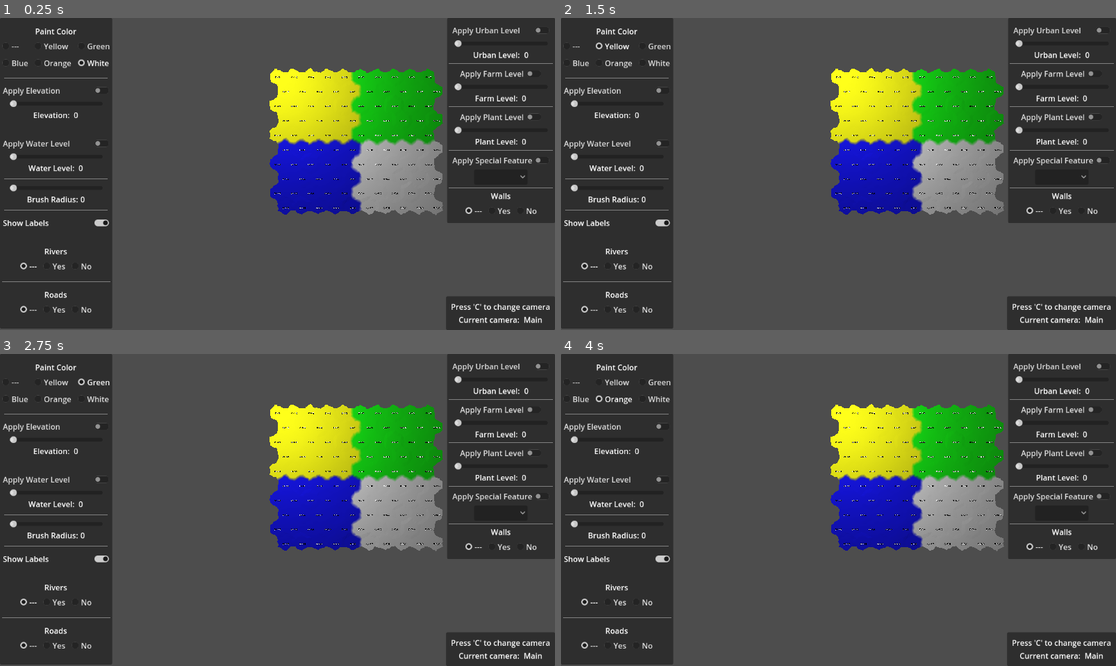
Above: before the commit, frames 1-4 (two rows, left to right).
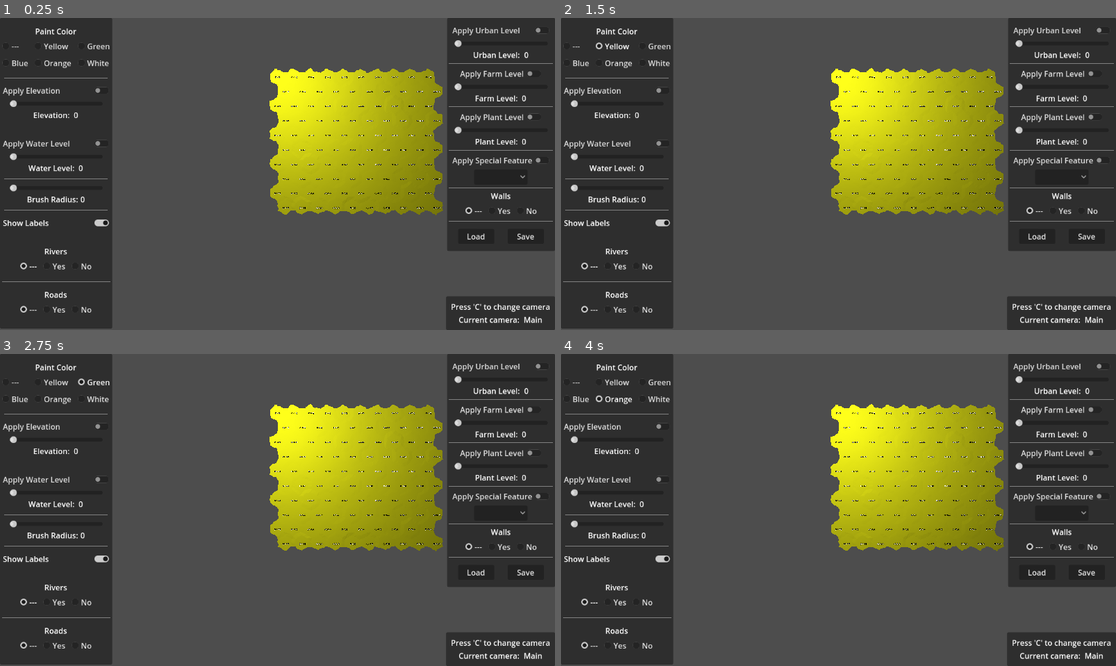
Above: after the commit, the same moments.

Repository: davepruitt/hex_map_godot
Game: Godot game, scene res://scenes/main.tscn
Two runs of this game, one before a commit and one after it. Both use one fixed random seed, a clock stepped at 60 frames per second and the inputs below.
Inputs:
- Up to frame 1 (0.25 s): no input
- Up to frame 2 (1.5 s): click "---" at 0.5 s; click "Yellow" at 1.25 s
- Up to frame 3 (2.75 s): click "Green" at 2 s
- Up to frame 4 (4 s): click "Blue" at 2.75 s; click "Orange" at 3.5 s

The runs differ from the first frame. In frame 1, 12% of the frame differs, in the area x 14-100%, y 13-75%; in frame 2, 12%; in frame 3, 12%; in frame 4, 12%.
Error before the commit: Out of bounds get index '0' (on base: 'Array[Color]') (res://scripts/main.gd:189)

Commit message:
Working on converting the project to use a terrain index instead of a color index. Also working on saving and loading. Completed through about section 2.5 of tutorial 12. Still not finished on this.

Diff:
--- a/hex_project_godot/scenes/main.tscn
+++ b/hex_project_godot/scenes/main.tscn
@@ -42,7 +42,6 @@
 omni_range = 1000.0
 
 [node name="HexGrid" parent="." instance=ExtResource("3_t3wo0")]
-hex_colors = Array[Color]([])
 
 [node name="CanvasLayer" type="CanvasLayer" parent="."]
 
@@ -472,6 +471,37 @@
 focus_mode = 0
 button_group = SubResource("ButtonGroup_n8ipb")
 text = "No"
+
+[node name="HSeparator5" type="HSeparator" parent="CanvasLayer/PanelContainer2/MarginContainer/VBoxContainer"]
+layout_mode = 2
+
+[node name="MarginContainer4" type="MarginContainer" parent="CanvasLayer/PanelContainer2/MarginContainer/VBoxContainer"]
+layout_mode = 2
+theme_override_constants/margin_top = 10
+theme_override_constants/margin_bottom = 5
+
+[node name="GridContainer" type="GridContainer" parent="CanvasLayer/PanelContainer2/MarginContainer/VBoxContainer/MarginContainer4"]
+layout_mode = 2
+size_flags_horizontal = 4
+columns = 3
+
+[node name="LoadButton" type="Button" parent="CanvasLayer/PanelContainer2/MarginContainer/VBoxContainer/MarginContainer4/GridContainer"]
+custom_minimum_size = Vector2(75, 0)
+layout_mode = 2
+size_flags_horizontal = 4
+text = "Load"
+
+[node name="MarginContainer" type="MarginContainer" parent="CanvasLayer/PanelContainer2/MarginContainer/VBoxContainer/MarginContainer4/GridContainer"]
+layout_mode = 2
+theme_override_constants/margin_left = 10
+theme_override_constants/margin_top = 0
+theme_override_constants/margin_right = 10
+theme_override_constants/margin_bottom = 0
+
+[node name="SaveButton" type="Button" parent="CanvasLayer/PanelContainer2/MarginContainer/VBoxContainer/MarginContainer4/GridContainer"]
+custom_minimum_size = Vector2(75, 0)
+layout_mode = 2
+text = "Save"
 
 [node name="PanelContainer3" type="PanelContainer" parent="CanvasLayer"]
 anchors_preset = 3
@@ -542,3 +572,5 @@
 [connection signal="pressed" from="CanvasLayer/PanelContainer2/MarginContainer/VBoxContainer/HBoxContainer4/CheckBox_WallsIgnore" to="." method="_on_check_box_walls_ignore_pressed"]
 [connection signal="pressed" from="CanvasLayer/PanelContainer2/MarginContainer/VBoxContainer/HBoxContainer4/CheckBox_WallsYes" to="." method="_on_check_box_walls_yes_pressed"]
 [connection signal="pressed" from="CanvasLayer/PanelContainer2/MarginContainer/VBoxContainer/HBoxContainer4/CheckBox_WallsNo" to="." method="_on_check_box_walls_no_pressed"]
+[connection signal="pressed" from="CanvasLayer/PanelContainer2/MarginContainer/VBoxContainer/MarginContainer4/GridContainer/LoadButton" to="." method="_on_load_button_pressed"]
+[connection signal="pressed" from="CanvasLayer/PanelContainer2/MarginContainer/VBoxContainer/MarginContainer4/GridContainer/SaveButton" to="." method="_on_save_button_pressed"]
--- a/hex_project_godot/scripts/hex_cell.gd
+++ b/hex_project_godot/scripts/hex_cell.gd
@@ -10,7 +10,8 @@
 
 #region Private data members
 
-var _hex_color: Color = Color.BLACK
+## This is the terrain type for this cell
+var _terrain_type_index: int = 0
 
 ## This is the elevation of the hex cell
 var _elevation: int = -32767
@@ -87,14 +88,16 @@
 ## This is the color of this hex
 var hex_color: Color:
 	get:
-		return _hex_color
-	set(value):
-		if (_hex_color == value):
-			return
-
-		_hex_color = value
-
-		_refresh()
+		return (HexMetrics.colors[_terrain_type_index])
+
+## This is the terrain type of this hex
+var terrain_type_index: int:
+	get:
+		return _terrain_type_index
+	set(value):
+		if (_terrain_type_index != value):
+			_terrain_type_index = value
+			_refresh()
 
 ## This is a property indicating whether this cell has an incoming river
 var has_incoming_river: bool:
--- a/hex_project_godot/scripts/main.gd
+++ b/hex_project_godot/scripts/main.gd
@@ -5,7 +5,6 @@
 
 var camera_speed: float = 0.1
 
-var paint_terrain_color_enabled: bool = true
 var paint_terrain_elevation_enabled: bool = false
 var apply_water_level: bool = false
 var apply_urban_level: bool = false
@@ -13,7 +12,7 @@
 var apply_plant_level: bool = false
 var apply_special_feature: bool = false
 
-var active_color: Color = Color.WHITE
+var active_terrain_type_index: int = 0
 var active_elevation: int = 0
 var active_brush_size: int = 0
 var active_show_labels: bool = true
@@ -181,32 +180,38 @@
 #region GUI event handlers
 
 func _on_check_box_no_color_pressed() -> void:
-	paint_terrain_color_enabled = false
+	#paint_terrain_color_enabled = false
+	return
 
 
 func _on_check_box_color_yellow_pressed() -> void:
-	paint_terrain_color_enabled = true
-	active_color = HexMetrics.colors[0]
+	#paint_terrain_color_enabled = true
+	#active_color = HexMetrics.colors[0]
+	return
 
 
 func _on_check_box_color_green_pressed() -> void:
-	paint_terrain_color_enabled = true
-	active_color = HexMetrics.colors[1]
+	#paint_terrain_color_enabled = true
+	#active_color = HexMetrics.colors[1]
+	return
 
 
 func _on_check_box_color_blue_pressed() -> void:
-	paint_terrain_color_enabled = true
-	active_color = HexMetrics.colors[2]
+	#paint_terrain_color_enabled = true
+	#active_color = HexMetrics.colors[2]
+	return
 
 
 func _on_check_box_color_orange_pressed() -> void:
-	paint_terrain_color_enabled = true
-	active_color = HexMetrics.colors[3]
+	#paint_terrain_color_enabled = true
+	#active_color = HexMetrics.colors[3]
+	return
 
 
 func _on_check_box_color_white_pressed() -> void:
-	paint_terrain_color_enabled = true
-	active_color = HexMetrics.colors[4]
+	#paint_terrain_color_enabled = true
+	#active_color = HexMetrics.colors[4]
+	return
 
 
 func _on_elevation_slider_value_changed(value: float) -> void:
@@ -306,6 +311,32 @@
 
 func _on_option_button_special_feature_item_selected(index: int) -> void:
 	_set_special_feature_index(index)
+
+
+func _on_save_button_pressed() -> void:
+	#Set the path we will save to
+	var path: String = "user://test.map"
+
+	#Open the file for writing
+	var save_file: FileAccess = FileAccess.open(path, FileAccess.WRITE)
+
+
+
+	#Close the file
+	save_file.close()
+
+
+func _on_load_button_pressed() -> void:
+	#Set the path we will save to
+	var path: String = "user://test.map"
+
+	#Open the file for writing
+	var load_file: FileAccess = FileAccess.open(path, FileAccess.READ)
+
+
+
+	#Close the file
+	load_file.close()
 
 
 #endregion
@@ -327,19 +358,19 @@
 	check_button_farm_level.set_pressed_no_signal(apply_farm_level)
 	check_button_plant_level.set_pressed_no_signal(apply_plant_level)
 
-	if (paint_terrain_color_enabled):
-		if (active_color == Color.YELLOW):
-			check_button_color_yellow.set_pressed_no_signal(true)
-		elif (active_color == Color.GREEN):
-			check_button_color_green.set_pressed_no_signal(true)
-		elif (active_color == Color.BLUE):
-			check_button_color_blue.set_pressed_no_signal(true)
-		elif (active_color == Color.ORANGE):
-			check_button_color_orange.set_pressed_no_signal(true)
-		elif (active_color == Color.WHITE):
-			check_button_color_white.set_pressed_no_signal(true)
-	else:
-		check_button_color_none.set_pressed_no_signal(true)
+	#if (paint_terrain_color_enabled):
+		#if (active_color == Color.YELLOW):
+			#check_button_color_yellow.set_pressed_no_signal(true)
+		#elif (active_color == Color.GREEN):
+			#check_button_color_green.set_pressed_no_signal(true)
+		#elif (active_color == Color.BLUE):
+			#check_button_color_blue.set_pressed_no_signal(true)
+		#elif (active_color == Color.ORANGE):
+			#check_button_color_orange.set_pressed_no_signal(true)
+		#elif (active_color == Color.WHITE):
+			#check_button_color_white.set_pressed_no_signal(true)
+	#else:
+		#check_button_color_none.set_pressed_no_signal(true)
 
 	if (river_mode == Enums.OptionalToggle.Ignore):
 		check_button_rivers_ignore.set_pressed_no_signal(true)
@@ -409,8 +440,8 @@
 	#Make sure the cell is not null
 	if (cell):
 		#Paint the color
-		if (paint_terrain_color_enabled):
-			cell.hex_color = active_color
+		if (active_terrain_type_index >= 0):
+			cell.terrain_type_index = active_terrain_type_index
 
 		#Paint the terrain elevation value
 		if (paint_terrain_elevation_enabled):
@@ -461,6 +492,9 @@
 				if (road_mode == Enums.OptionalToggle.Yes):
 					other_cell.add_road(_drag_direction)
 
+func _set_terrain_type_index (index: int) -> void:
+	active_terrain_type_index = index
+
 func _set_river_mode (mode: Enums.OptionalToggle) -> void:
 	river_mode = mode
 
